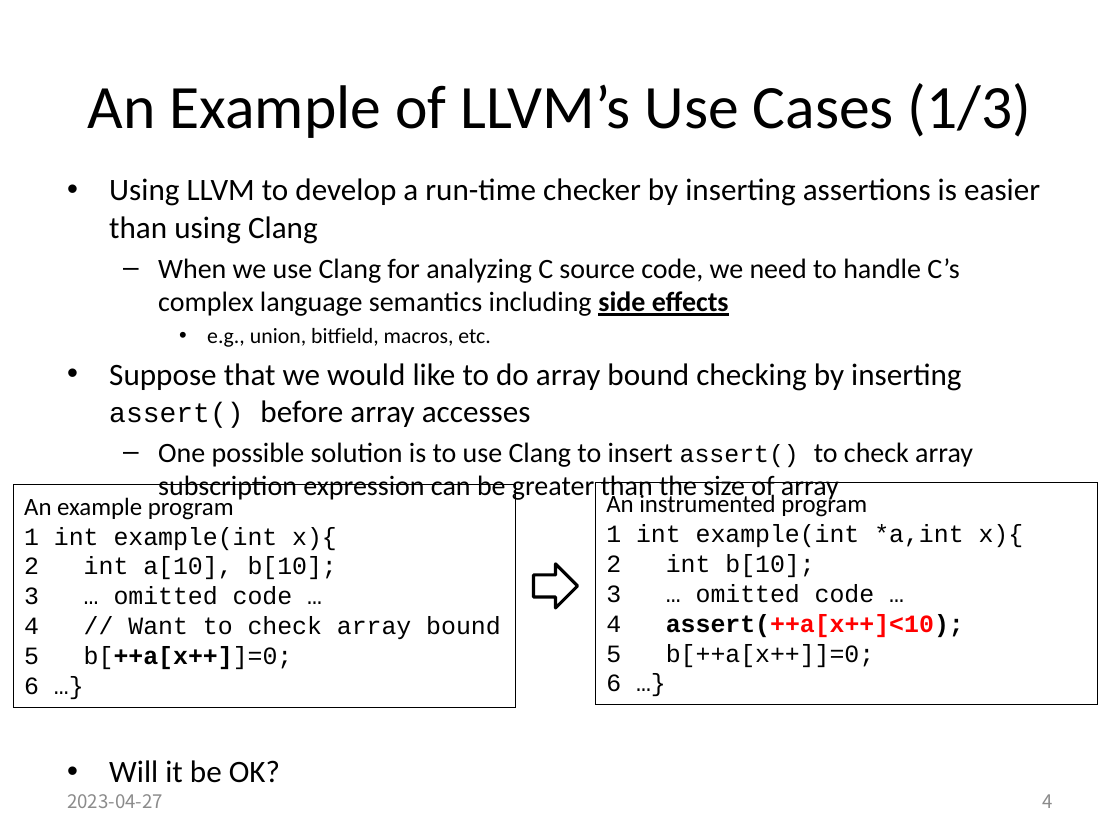
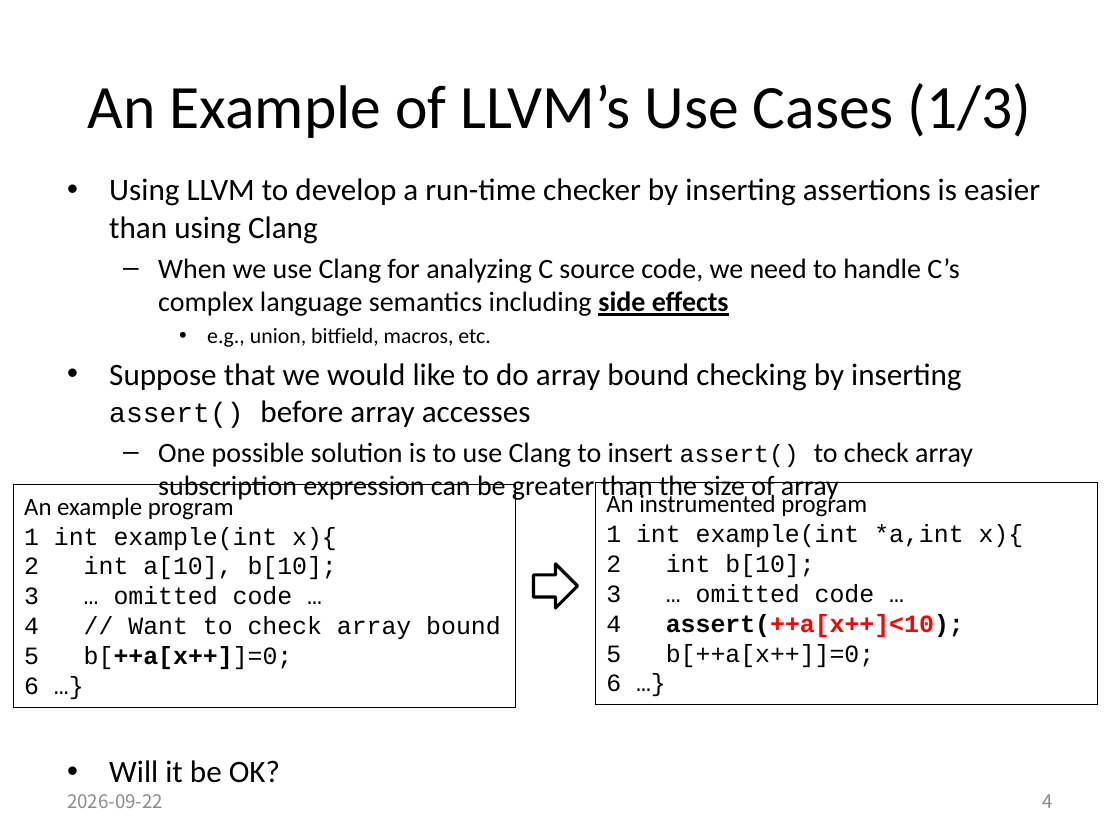
Before and after one commit to swtv-kaist/cs40508-fall26, a slide deck: slide 4 of 3-clang-llvm/lec14-clang-vs-llvm-v2.pptx. Drawn at 1120x840 pixels with LibreOffice and Linux fonts; fonts in the diff are those of the drawing. Boxes give left, top, right and bottom in pixels: in the first picture for what was removed or moved away, otherwise in the second. Text is boxed around its words. In the diff, an @@ line names an element or a change of style, - is before the commit and + after.

Commit message:
Lecture slides update according to LLVM version upgrade to 20

```diff
--- a/3-clang-llvm/lec14-clang-vs-llvm-v2.pptx
+++ b/3-clang-llvm/lec14-clang-vs-llvm-v2.pptx
@@ text at <box>67,794,163,808</box>: text changed @@
-2023-04-27
+2026-09-22
```
Also in this commit, not shown: 6 other slides changed, 22 other files.
